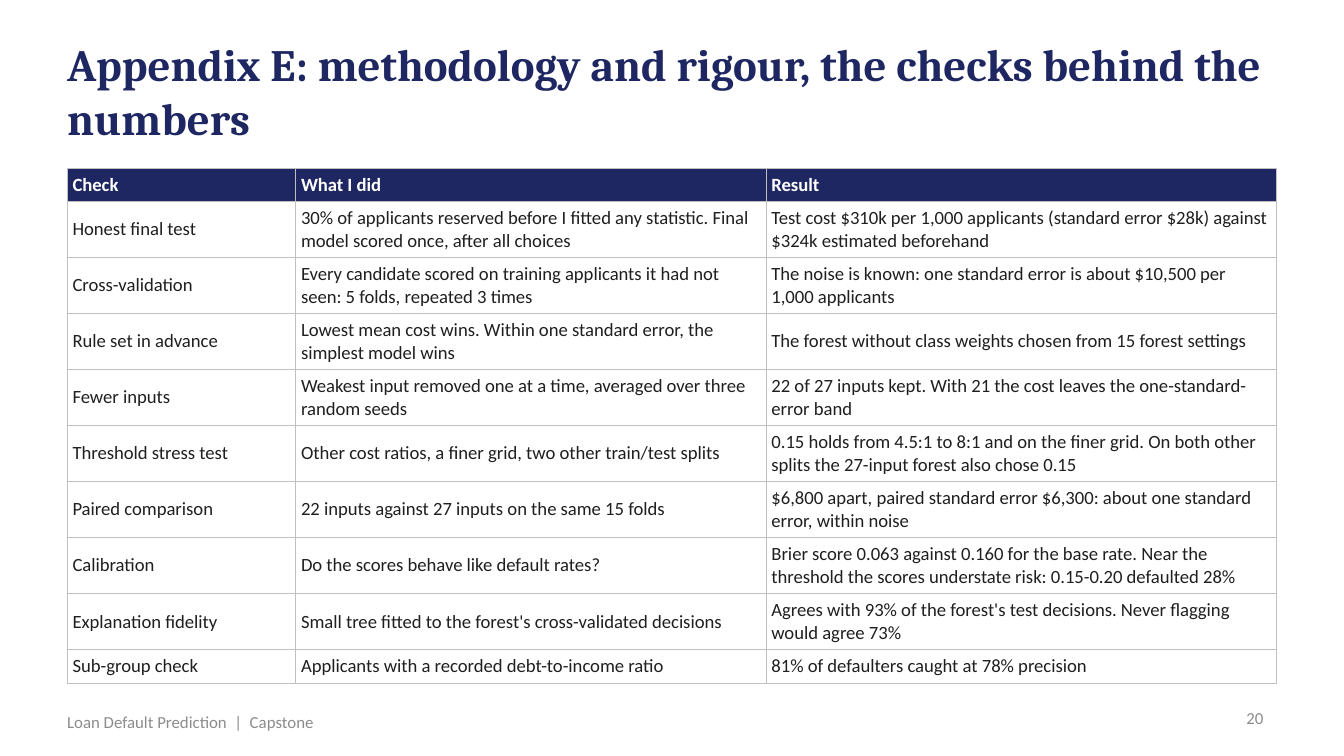
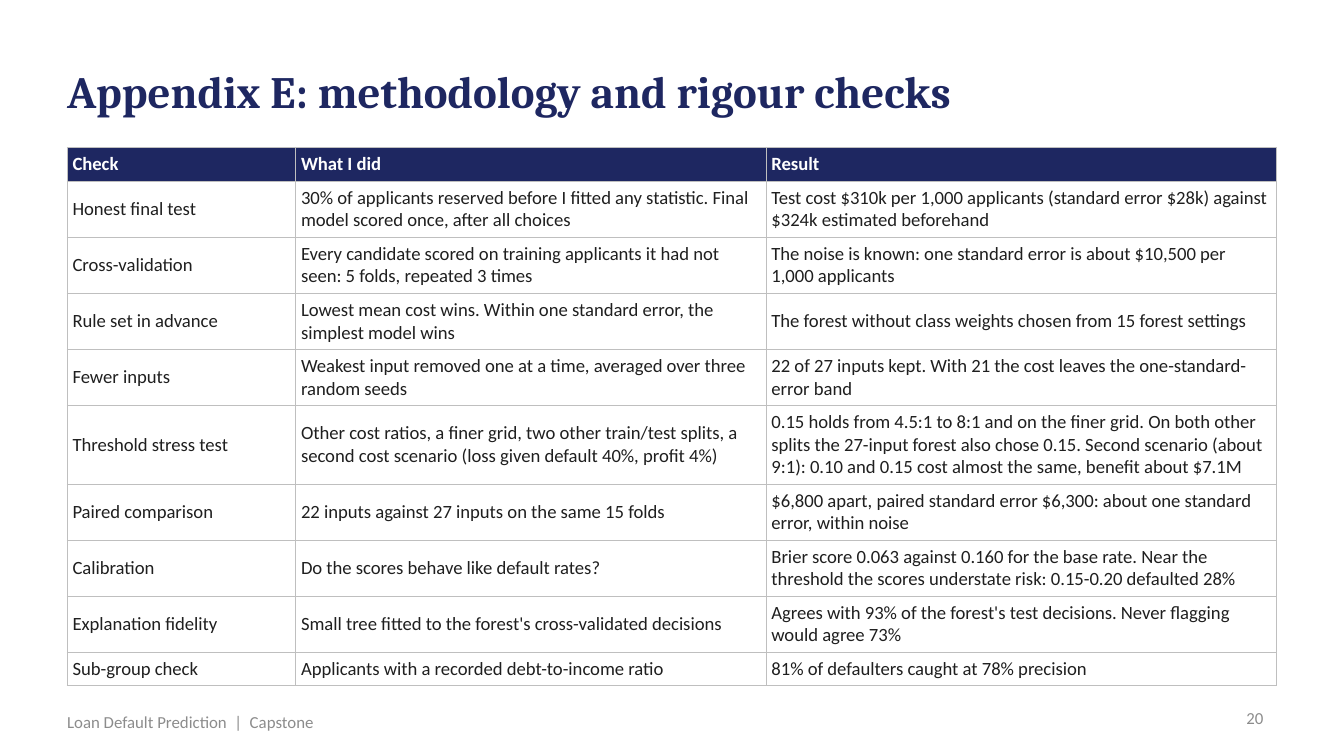
Before and after one commit to shubham1891/Personal-code, a slide deck: slide 20 of presentation/Loan_Default_Prediction_Presentation.pptx. Drawn at 1344x756 pixels with LibreOffice and Linux fonts; fonts in the diff are those of the drawing. Boxes give left, top, right and bottom in pixels: in the first picture for what was removed or moved away, otherwise in the second. Text is boxed around its words. In the diff, an @@ line names an element or a change of style, - is before the commit and + after.

```diff
--- a/presentation/Loan_Default_Prediction_Presentation.pptx
+++ b/presentation/Loan_Default_Prediction_Presentation.pptx
@@ title at (x1=67, y1=76, x2=951, y2=118): text changed @@
-Appendix E: methodology and rigour, the checks behind the numbers
+Appendix E: methodology and rigour checks
@@ table at (x1=67, y1=148, x2=1277, y2=682) @@
-row 6, column 2: Other cost ratios, a finer grid, two other train/test splits
+row 6, column 2: Other cost ratios, a finer grid, two other train/test splits, a second cost scenario (loss given default 40%, profit 4%)
-row 6, column 3: 0.15 holds from 4.5:1 to 8:1 and on the finer grid. On both other splits the 27-input forest also chose 0.15
+row 6, column 3: 0.15 holds from 4.5:1 to 8:1 and on the finer grid. On both other splits the 27-input forest also chose 0.15. Second scenario (about 9:1): 0.10 and 0.15 cost almost the same, benefit about $7.1M
@@ table resized from (x1=67, y1=168, x2=1277, y2=679) to (x1=67, y1=148, x2=1277, y2=682) @@
```
Also in this commit, not shown: 3 other slides changed, 1 slide added, 14 other files.
